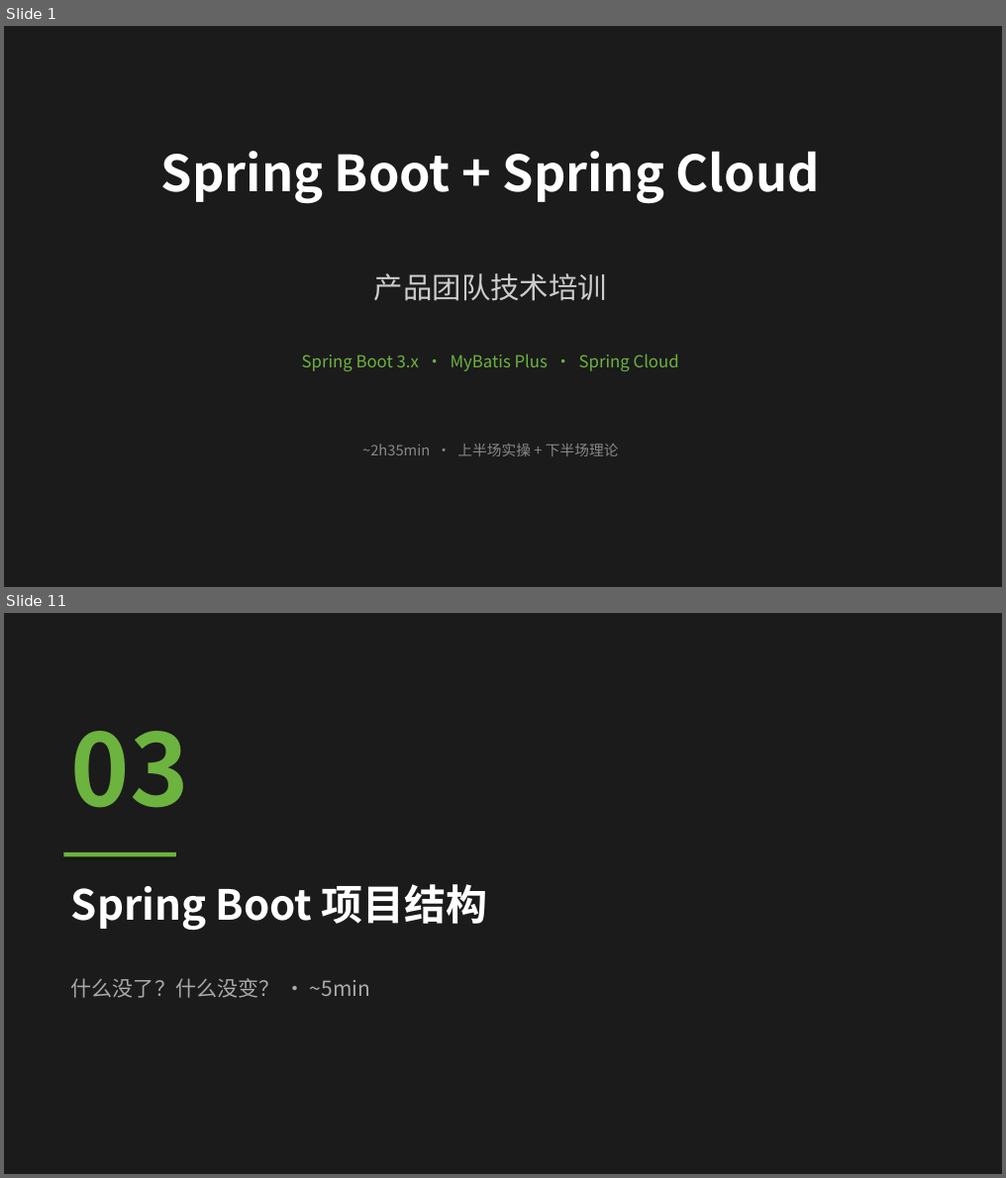
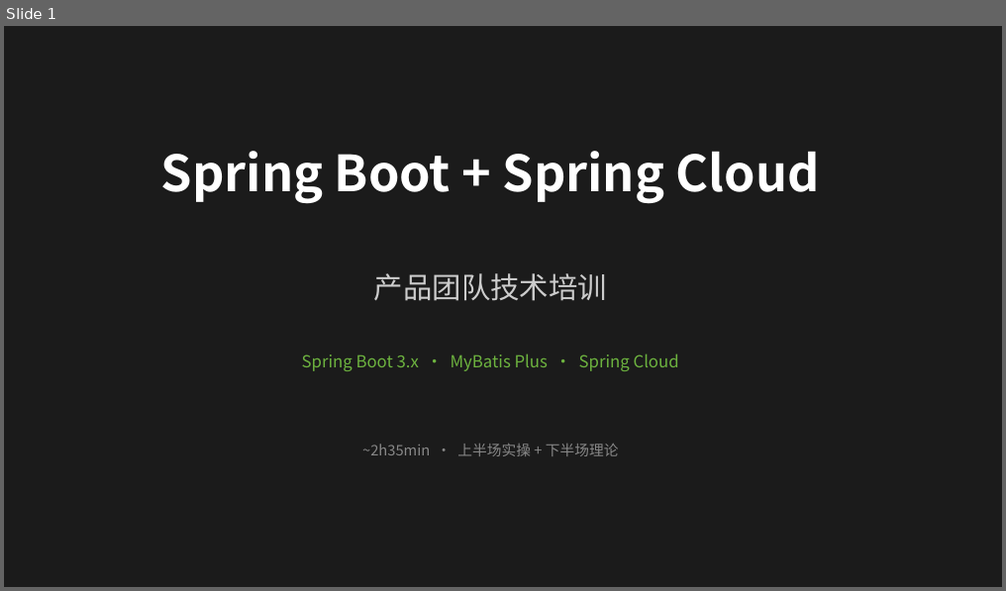
Before and after one commit to Akon1993/springboot-lesson, a slide deck: docs/slides.pptx. Shown one above the other, each under a label of ours: slides 1 and 11 before the commit, slide 1 after it; the slides between them are not shown. The pictures are 1006x1178 and 1006x591 pixels, drawn with LibreOffice and Linux fonts; fonts in the diff are those of the drawing. Boxes give left, top, right and bottom in pixels: in the first picture for what was removed or moved away, otherwise in the second. Text is boxed around its words. In the diff, an @@ line names an element or a change of style, - is before the commit and + after.

Commit message:
fix: PPTX重写为8章结构，修复代码对齐和布局问题
- 从12章旧结构重写为8章新结构
- 修复函数参数传递错误导致的布局异常
- Cloud组件更新为外卖平台比喻版本
- 代码块统一使用Courier New等宽字体
- 删除冗余的独立概念章，与大纲结构一致

```diff
--- a/docs/slides.pptx
+++ b/docs/slides.pptx
@@ slide 11 removed at box(4, 613, 1002, 1174), background #1B1B1B @@
@@ text removed at box(71, 731, 189, 808) @@
-03
@@ rectangle removed at box(63, 853, 176, 858) @@
@@ text removed at box(71, 884, 488, 931) @@
-Spring Boot 项目结构
@@ text removed at box(71, 978, 370, 998) @@
-什么没了？什么没变？ · ~5min
```
Also in this commit, not shown: 14 slides changed, 21 slides added, 28 other slides removed, 1 other file.
